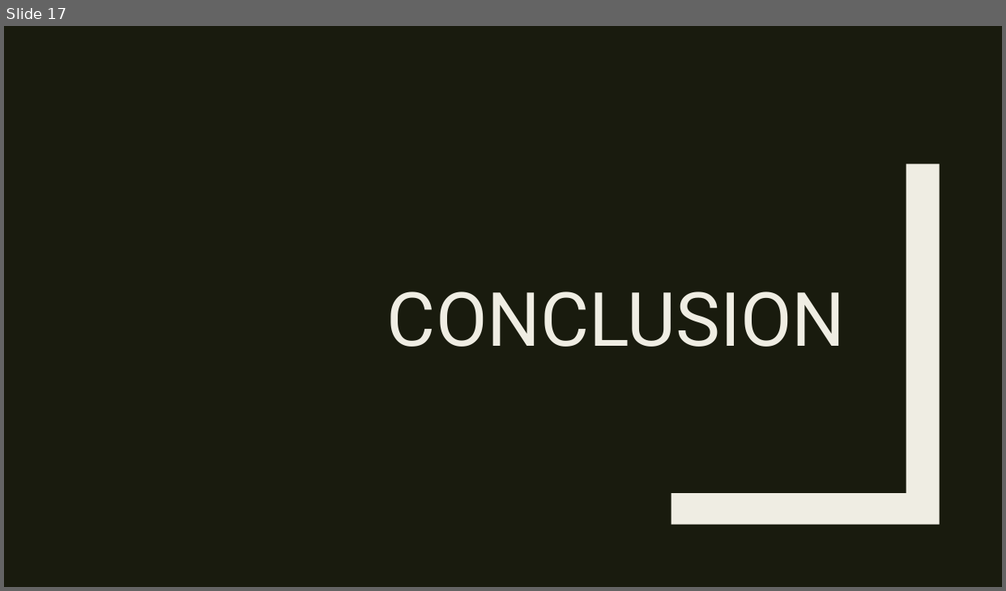
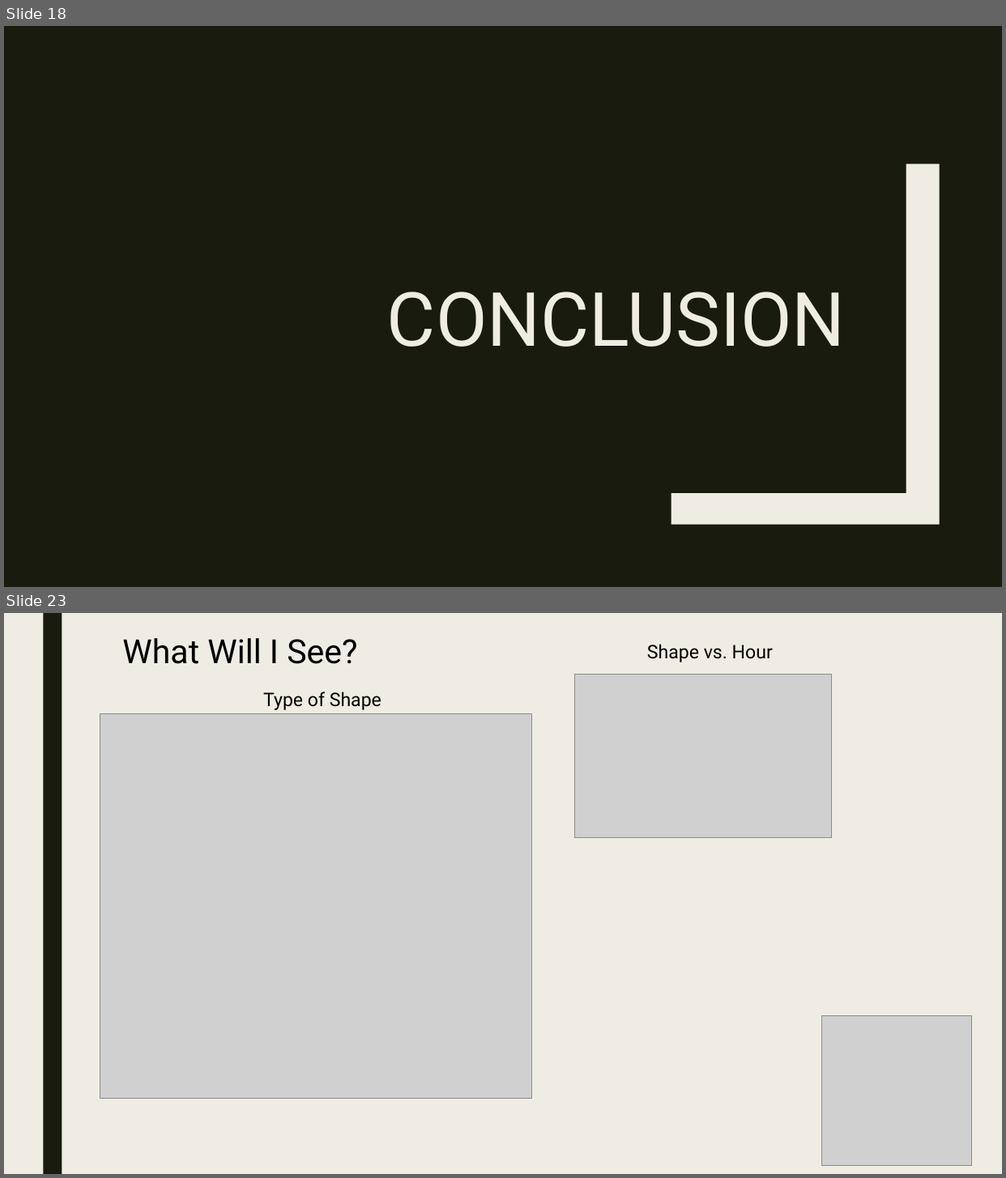
Before and after one commit to Preetikasri/UFO-Sightings-Analysis, a slide deck: ufo_presentation_v3.pptx. Shown one above the other, each under a label of ours: slide 17 before the commit, slides 18 and 23 after it; the slides between them are not shown. The pictures are 1006x591 and 1006x1178 pixels, drawn with LibreOffice and Linux fonts; fonts in the diff are those of the drawing; grey boxes stand for pictures. Boxes give left, top, right and bottom in pixels: in the first picture for what was removed or moved away, otherwise in the second. Text is boxed around its words. In the diff, an @@ line names an element or a change of style, - is before the commit and + after.

```diff
--- a/ufo_presentation_v3.pptx
+++ b/ufo_presentation_v3.pptx
@@ slide 23 added at (x1=4, y1=613, x2=1002, y2=1174), background #EFEDE3 @@
@@ rectangle added at (x1=43, y1=613, x2=62, y2=1174), fill #191B0E @@
@@ text added at (x1=122, y1=638, x2=357, y2=664), 32 pt, text #000000 @@
+What Will I See?
@@ text added at (x1=647, y1=644, x2=773, y2=662), 18 pt, text #000000 @@
+Shape vs. Hour
@@ picture added at (x1=575, y1=675, x2=832, y2=838) @@
@@ text added at (x1=263, y1=692, x2=381, y2=710), 18 pt, text #000000 @@
+Type of Shape
@@ picture added at (x1=100, y1=714, x2=532, y2=1099) @@
@@ picture added at (x1=821, y1=1016, x2=971, y2=1166) @@
@@ what was slide 17 is now slide 18 @@
```
Also in this commit, not shown: 11 slides changed, 4 other slides added.
